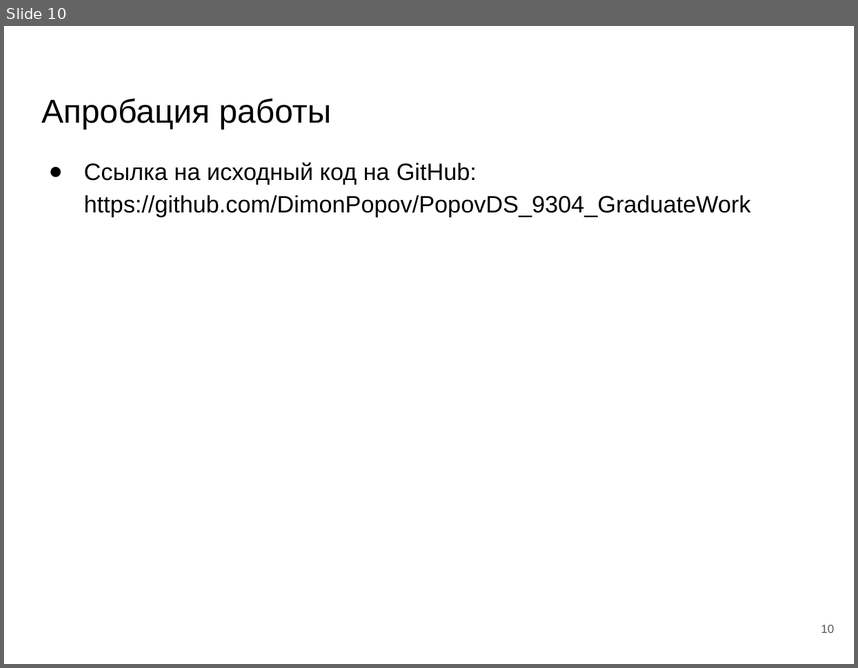
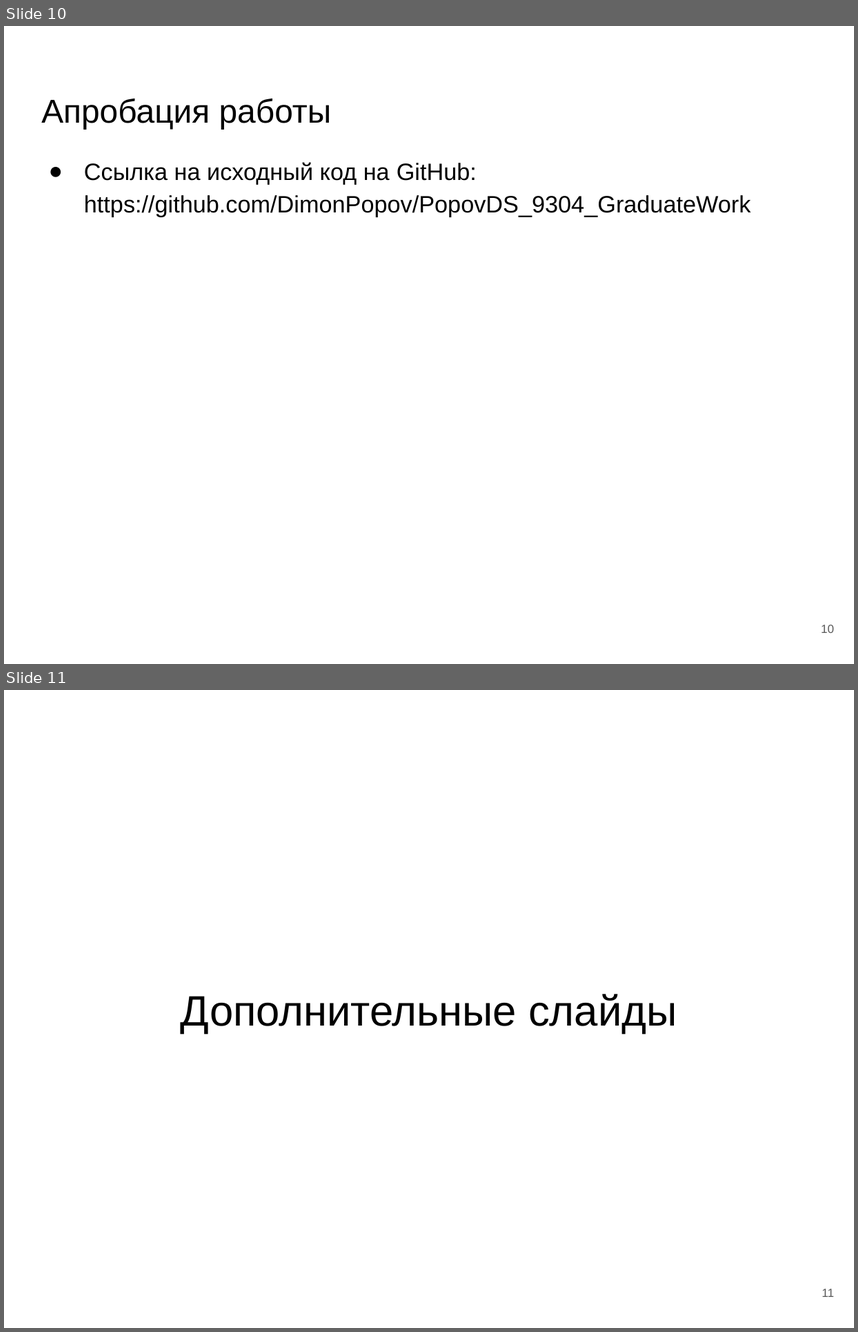
Before and after one commit to DimonPopov/PopovDS_9304_GraduateWork, a slide deck: paper/Презентация_защита.pptx. Shown one above the other, each under a label of ours: slide 10 before the commit, slides 10 and 11 after it. The pictures are 858x668 and 858x1332 pixels, drawn with LibreOffice and Linux fonts; fonts in the diff are those of the drawing. Boxes give left, top, right and bottom in pixels: in the first picture for what was removed or moved away, otherwise in the second. Text is boxed around its words. In the diff, an @@ line names an element or a change of style, - is before the commit and + after.

```diff
--- a/paper/Презентация_защита.pptx
+++ b/paper/Презентация_защита.pptx
@@ slide 11 added at (4, 690, 854, 1328), background #FFFFFF @@
@@ title added at (181, 994, 677, 1034), 36 pt, text #000000 @@
+Дополнительные слайды
@@ page number added at (822, 1288, 834, 1297), 10 pt, text #595959 @@
+11
```
Also in this commit, not shown: 3 slides changed, 4 other slides added, 3 slides removed.
